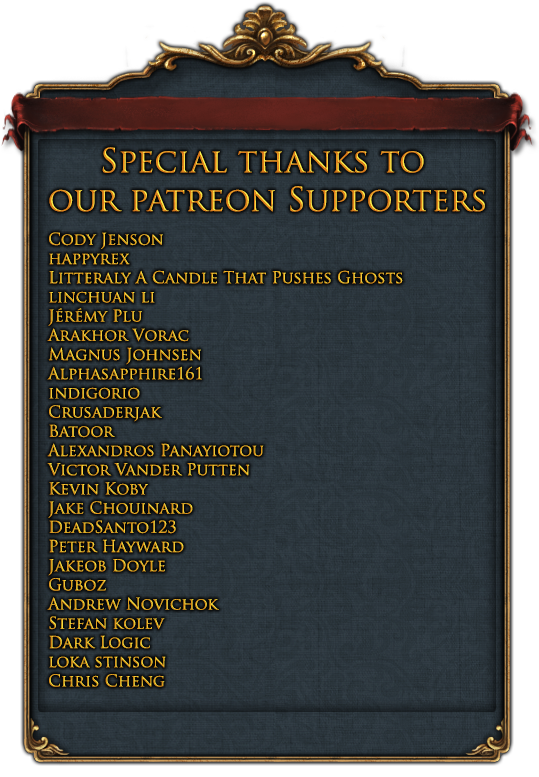
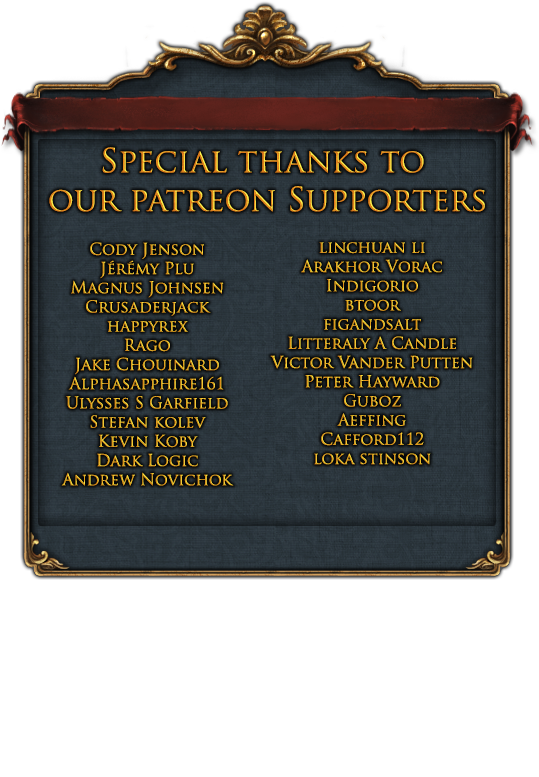
Revision of a layered 539×777 image; what changed, layer by layer:
added layer "Supporters Right" above "Supporters Left" over [270, 242, 473, 465]
renamed "Supporters" to "Supporters Left", painted on it over [47, 232, 403, 687]
painted on "Layer 2" over [20, 484, 514, 766]
hid "Layer 3" over [20, 484, 514, 576]
